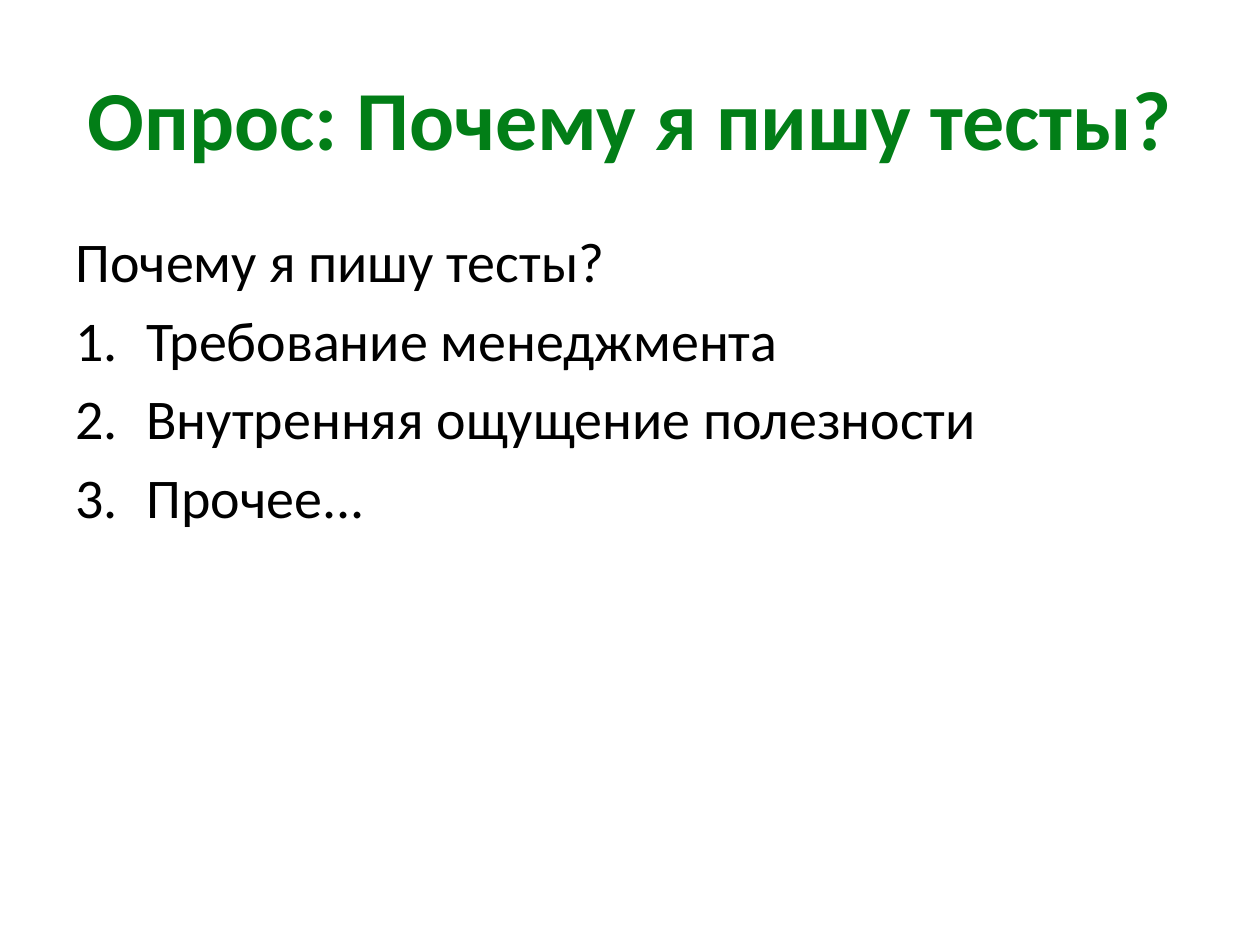
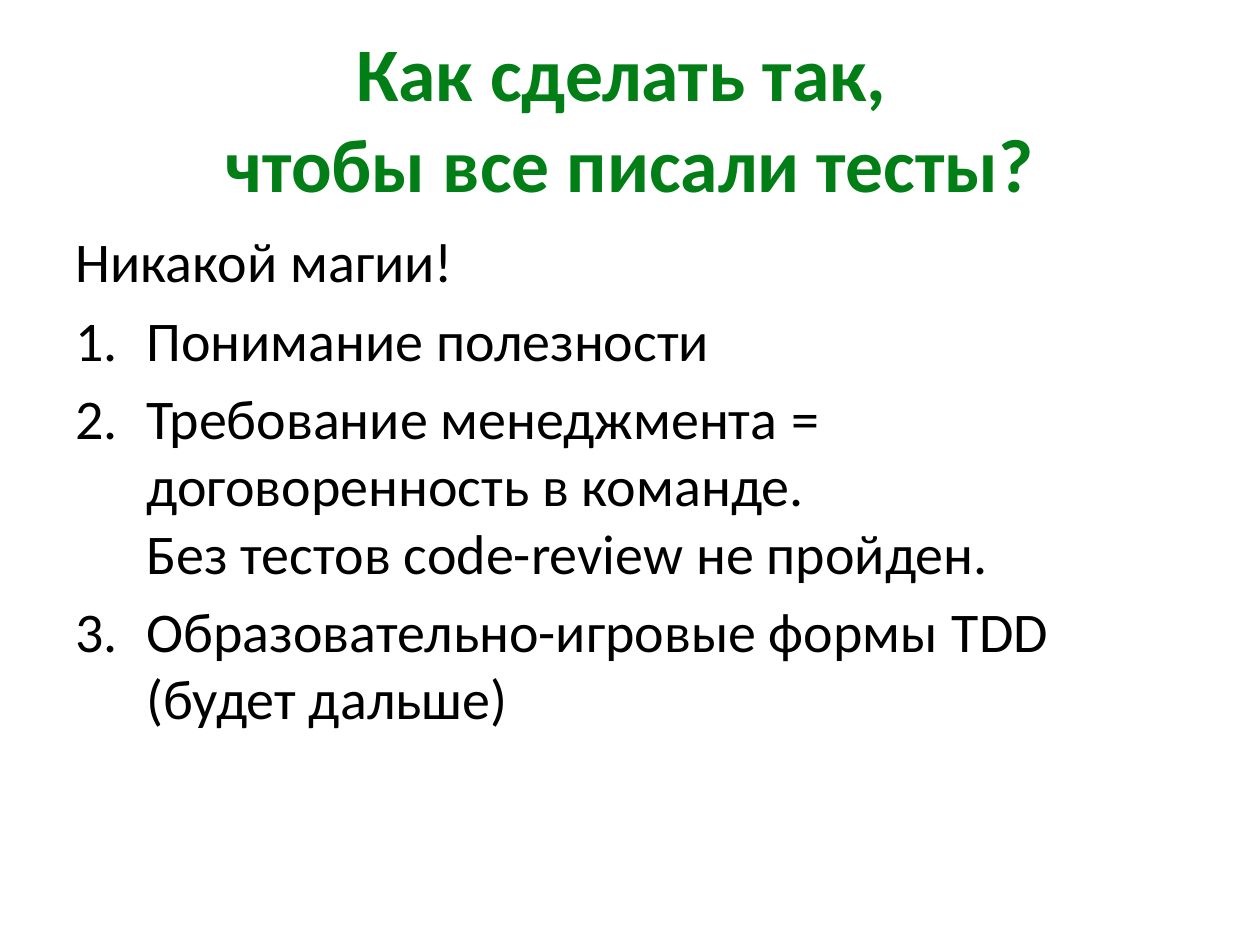
Before and after one commit to xoposhiy/testing-course, a slide deck: slide 14 of day1.pptx (slide 15 before the commit). Drawn at 1260x945 pixels with LibreOffice and Linux fonts; fonts in the diff are those of the drawing. Boxes give left, top, right and bottom in pixels: in the first picture for what was removed or moved away, otherwise in the second. Text is boxed around its words. In the diff, an @@ line names an element or a change of style, - is before the commit and + after.

```diff
--- a/day1.pptx
+++ b/day1.pptx
@@ title at <box>225,52,1034,193</box>: text changed; size 48 to 43.2 pt @@
-Опрос: Почему я пишу тесты?
+Как сделать так,
+чтобы все писали тесты?
@@ text at <box>76,244,1048,729</box>: text changed @@
-Почему я пишу тесты?
-1. Требование менеджмента
-2. Внутренняя ощущение полезности
-3. Прочее...
+Никакой магии!
+1. Понимание полезности
+2. Требование менеджмента = договоренность в команде.
+   Без тестов code-review не пройден.
+3. Образовательно-игровые формы TDD
+   (будет дальше)
```
Also in this commit, not shown: 2 other slides changed, 1 slide added, 3 slides removed, 5 other files.
